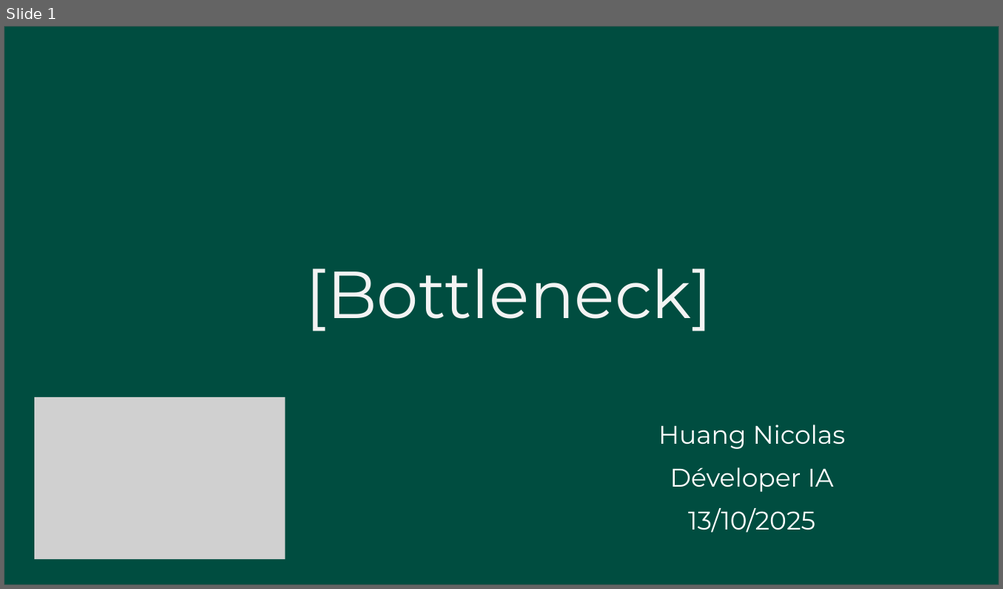
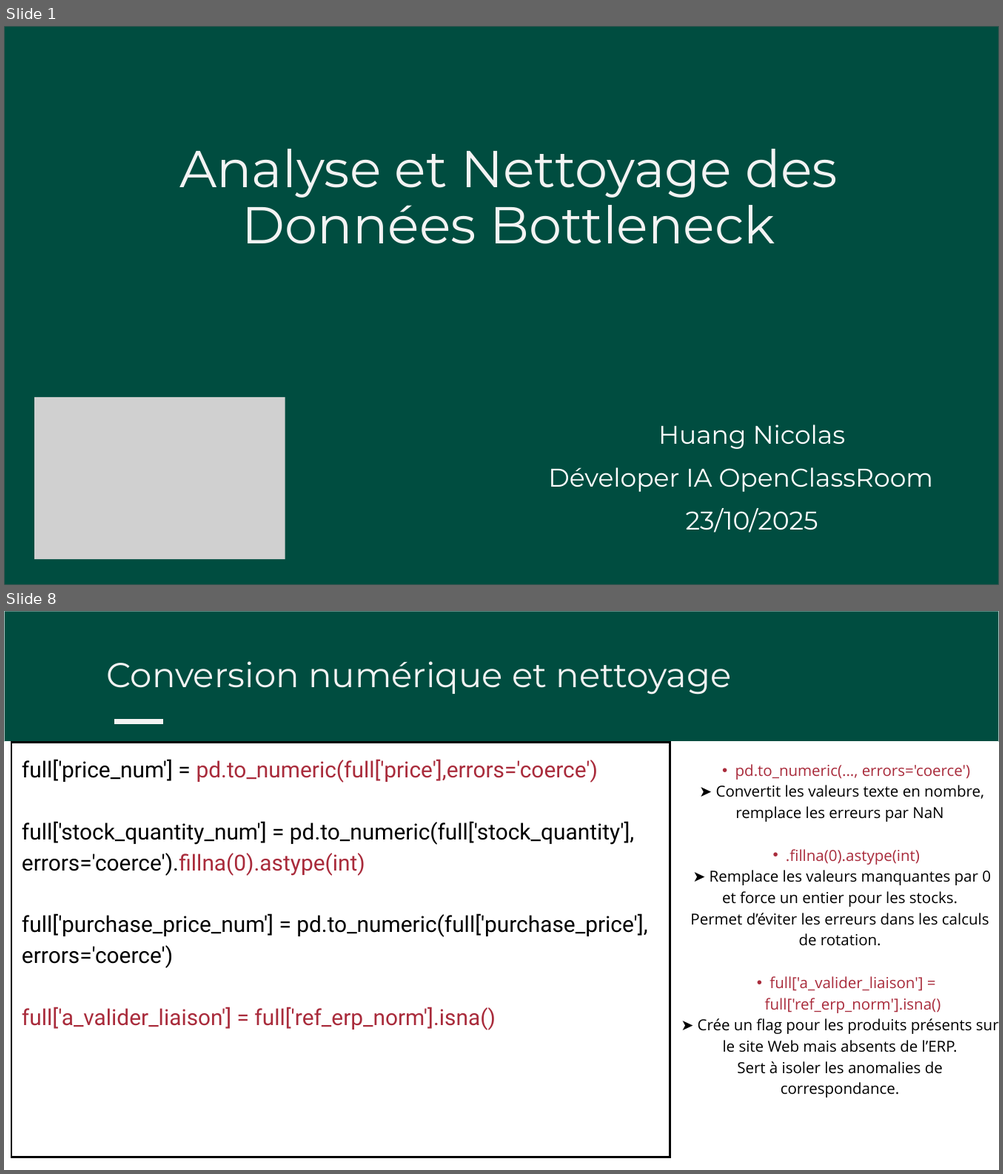
Before and after one commit to hNnicolas/P8_Gestion_donnee_boutique_python, a slide deck: Huang_Nicolas_2_Presentation_Bottleneck_102025.pptx. Shown one above the other, each under a label of ours: slide 1 before the commit, slides 1 and 8 after it; the slides between them are not shown. The pictures are 1003x589 and 1003x1174 pixels, drawn with LibreOffice and Linux fonts; fonts in the diff are those of the drawing; grey boxes stand for pictures. Boxes give left, top, right and bottom in pixels: in the first picture for what was removed or moved away, otherwise in the second. Text is boxed around its words. In the diff, an @@ line names an element or a change of style, - is before the commit and + after.

Commit message:
Mise à jour du notebook, présentation et graphiques d’analyse

```diff
--- a/Huang_Nicolas_2_Presentation_Bottleneck_102025.pptx
+++ b/Huang_Nicolas_2_Presentation_Bottleneck_102025.pptx
@@ slide 8 added at (4, 611, 999, 1170), background #FFFFFF @@
@@ freeform shape added at (4, 611, 999, 742), fill #004D40 @@
@@ freeform shape added at (4, 611, 999, 742), fill #FFFFFF @@
@@ text added at (106, 661, 731, 695), 50 pt, text #F3F3F3 @@
+Conversion numérique et nettoyage
@@ freeform shape added at (114, 719, 163, 724), fill #F3F3F3 @@
@@ table added at (11, 742, 670, 1163), 1 rows, 1 columns @@
+full['price_num'] = pd.to_numeric(full['price'],errors='coerce') / full['stock_quantity_num'] = pd.to_numeric(full['stock_quantity'], errors='coerce').fillna(0).astype(int) / full['purchase_price_num'] = pd.to_numeric(full['purchase_price'], errors='coerce') / full['a_valider_liaison'] = full['ref_erp_norm'].isna()
@@ text added at (690, 764, 999, 1098), 22 pt, text #000000 @@
+  • pd.to_numeric(..., errors='coerce')
+➤ Convertit les valeurs texte en nombre, remplace les erreurs par NaN
+  • .fillna(0).astype(int)
+➤ Remplace les valeurs manquantes par 0 et force un entier pour les stocks.
+Permet d’éviter les erreurs dans les calculs de rotation.
+  • full['a_valider_liaison'] = full['ref_erp_norm'].isna()
+➤ Crée un flag pour les produits présents sur le site Web mais absents de l’ERP.
+Sert à isoler les anomalies de correspondance.
@@ slide 1 changed as well @@
@@ text at (179, 149, 837, 244): text changed; size 96.2 to 75.2 pt @@
-[Bottleneck]
+Analyse et Nettoyage des Données Bottleneck
@@ text at (548, 468, 933, 492): text changed @@
-Déveloper IA
+Déveloper IA OpenClassRoom
@@ text at (686, 508, 818, 533): text changed @@
-13/10/2025
+23/10/2025
```
Also in this commit, not shown: 1 other slide changed, 14 other slides added, 11 slides removed, 14 other files.
